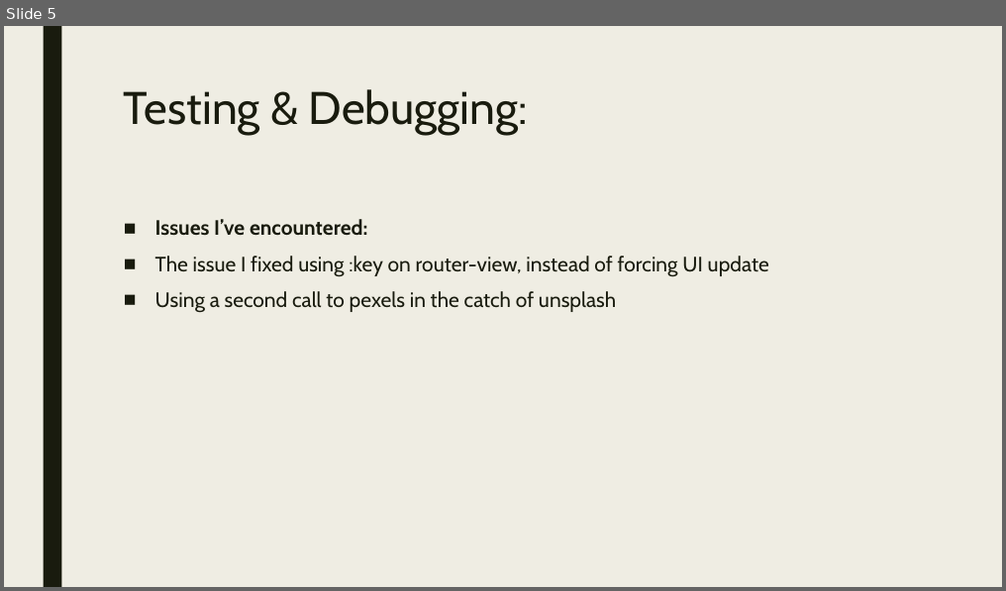
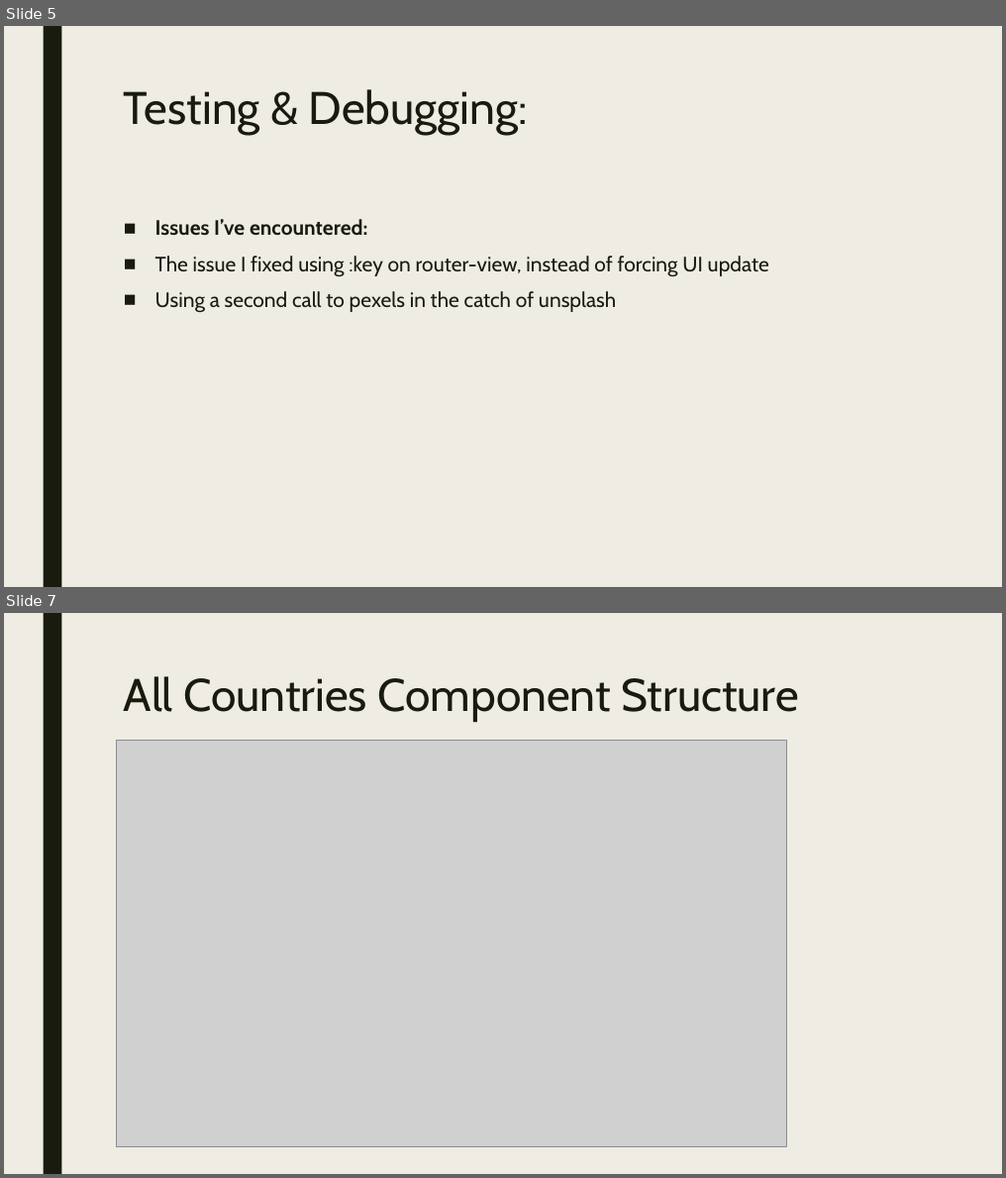
Before and after one commit to jakewarrenblack/vue-countries, a slide deck: Frontend frameworks.pptx. Shown one above the other, each under a label of ours: slide 5 before the commit, slides 5 and 7 after it; the slides between them are not shown. The pictures are 1006x591 and 1006x1178 pixels, drawn with LibreOffice and Linux fonts; fonts in the diff are those of the drawing; grey boxes stand for pictures. Boxes give left, top, right and bottom in pixels: in the first picture for what was removed or moved away, otherwise in the second. Text is boxed around its words. In the diff, an @@ line names an element or a change of style, - is before the commit and + after.

```diff
--- a/Frontend frameworks.pptx
+++ b/Frontend frameworks.pptx
@@ slide 7 added at (4,613,1002,1174), background #EFEDE3; not listed: 1 template element that a slide beside it also shows @@
@@ title added at (124,676,799,722), 44 pt, text #191B0E @@
+All Countries Component Structure
@@ picture added at (116,741,787,1147) @@
```
Also in this commit, not shown: 1 slide changed, 1 other slide added, 4 other files.
